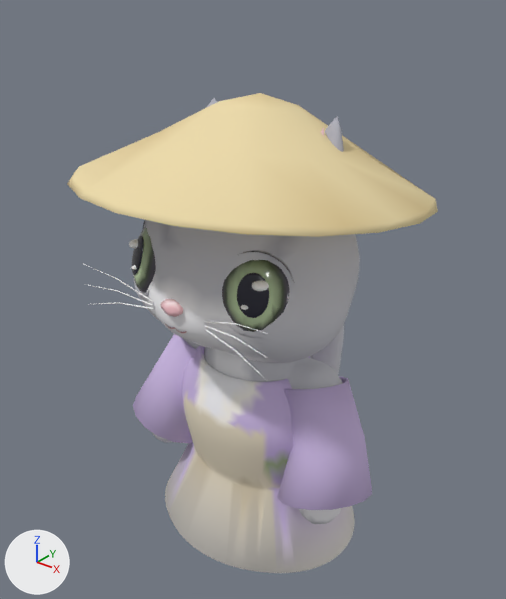
The glTF model public/assets/models/characters/lod/fuji.glb: old version first, new version second.
One viewpoint serves both versions: a 50 mm lens placed at (0.869, -1.102, 1.314), pointed at (-0.013, 0.001, 0.63). Arrows for +X, +Y and +Z are at lower left; the lights stay in place. The picture after the commit comes second. Where no turn or scale is listed for an object, it has been applied to the vertices. Vertices at exactly the same position are counted once.

Objects in the first picture: 'body', 'headparts', 'pupil.L', 'robe', 'sleeve.L', 'sleeve.R' and 4 more.
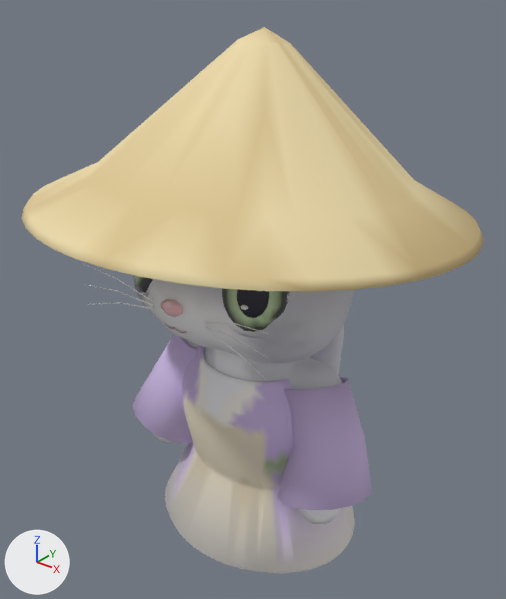
Where the newer file only moved an object's origin or applied its transform, the numbers keep the older frame.

The change, as a list of edits to the scene's bpy script:
```text
Change me_headparts:
    used by ob_headparts; location = (0.007, -0.024, 0.83)
    remove me_headparts.from_pydata(...)  # 893 vertices, 1730 faces; spans x -0.377..0.363, y -0.355..0.381, z -0.176..0.249
    add me_headparts.from_pydata(...)  # 1052 vertices, 2048 faces; spans x -0.467..0.453, y -0.445..0.471, z -0.176..0.369
    me_headparts part 1: the loose piece of 52 vertices spanning x -0.377..0.363, y -0.355..0.381, z 0.03..0.249 is rebuilt with 211 vertices and now spans x -0.467..0.453, y -0.445..0.471, z -0.027..0.369
    me_headparts part 2: 19 vertices moved from x -0.007..0.187, y -0.241..-0.117, z -0.139..0.003 to x -0.007..0.188, y -0.238..-0.116, z -0.138..0.0; 68 vertices removed from x 0.077..0.188, y -0.199..-0.115, z -0.145..0.006; 70 vertices added at x 0.074..0.177, y -0.199..-0.115, z -0.146..0.004
    me_headparts part 3: 13 kept faces spanning x -0.023..0.18, y -0.249..-0.152, z -0.107..-0.027 get new vertex colours
    other edits to the shape of me_headparts do not show in these pictures
```

Pixel boxes (x1, y1, x2, y2) of what changed, in the pictures (506 x 599 px; the box of a moved part takes in the faces that stretch with it):
'headparts', reshaped (24% wider, 23% taller)
    before: (67, 93, 438, 378)
    after: (22, 27, 484, 377)
part 1 of me_headparts, rebuilt (24% wider, 83% taller)
    before: (67, 93, 438, 237)
    after: (22, 27, 484, 292)
part 2 of me_headparts, moved or reshaped
    before: (222, 260, 287, 332)
    after: (222, 289, 286, 332)
part 3 of me_headparts, recoloured
    before: (167, 276, 278, 309)
    after: (167, 289, 238, 309)
